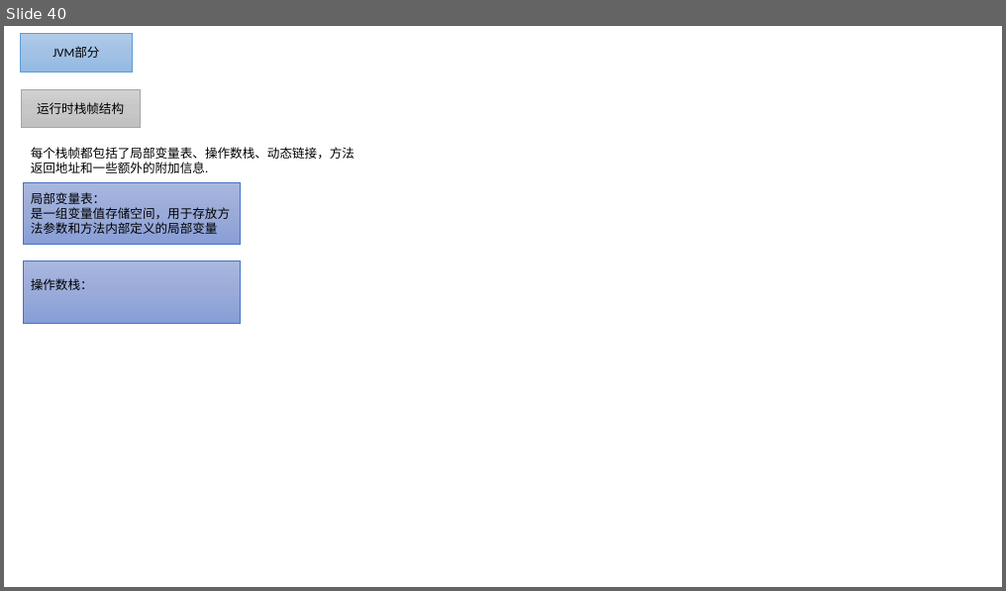
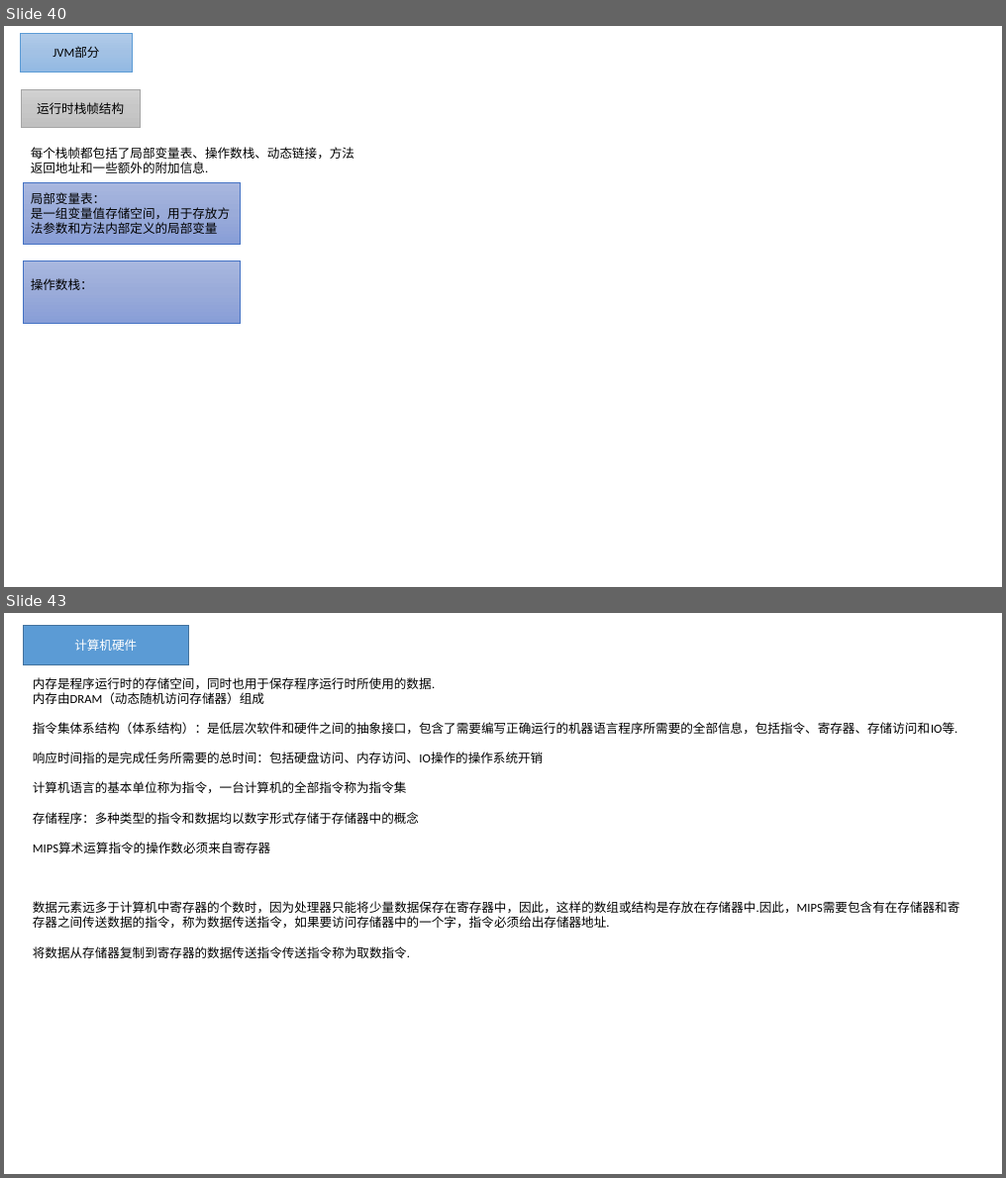
Before and after one commit to nda1992/Reading_Books_Notebook, a slide deck: images/画图PPT.pptx. Shown one above the other, each under a label of ours: slide 40 before the commit, slides 40 and 43 after it; the slides between them are not shown. The pictures are 1006x591 and 1006x1178 pixels, drawn with LibreOffice and Linux fonts; fonts in the diff are those of the drawing. Boxes give left, top, right and bottom in pixels: in the first picture for what was removed or moved away, otherwise in the second. Text is boxed around its words. In the diff, an @@ line names an element or a change of style, - is before the commit and + after.

```diff
--- a/images/画图PPT.pptx
+++ b/images/画图PPT.pptx
@@ slide 43 added at [4,613,1002,1174], background #FFFFFF @@
@@ rectangle added at [24,625,189,663], fill #5B9BD5, outline #43739E 1 pt, 12 pt, text #FFFFFF @@
+计算机硬件
@@ text added at [33,677,959,959], 12 pt, text #000000 @@
+内存是程序运行时的存储空间，同时也用于保存程序运行时所使用的数据.
+内存由DRAM（动态随机访问存储器）组成
+指令集体系结构（体系结构）：是低层次软件和硬件之间的抽象接口，包含了需要编写正确运行的机器语言程序所需要的全部信息，包括指令、寄存器、存储访问和IO等.
+响应时间指的是完成任务所需要的总时间：包括硬盘访问、内存访问、IO操作的操作系统开销
+计算机语言的基本单位称为指令，一台计算机的全部指令称为指令集
+存储程序：多种类型的指令和数据均以数字形式存储于存储器中的概念
+MIPS算术运算指令的操作数必须来自寄存器
+数据元素远多于计算机中寄存器的个数时，因为处理器只能将少量数据保存在寄存器中，因此，这样的数组或结构是存放在存储器中.因此，MIPS需要包含有在存储器和寄存器之间传送数据的指令，称为数据传送指令，如果要访问存储器中的一个字，指令必须给出存储器地址.
+将数据从存储器复制到寄存器的数据传送指令传送指令称为取数指令.
```
Also in this commit, not shown: 1 slide changed, 5 other slides added, 2 slides removed, 11 other files.
